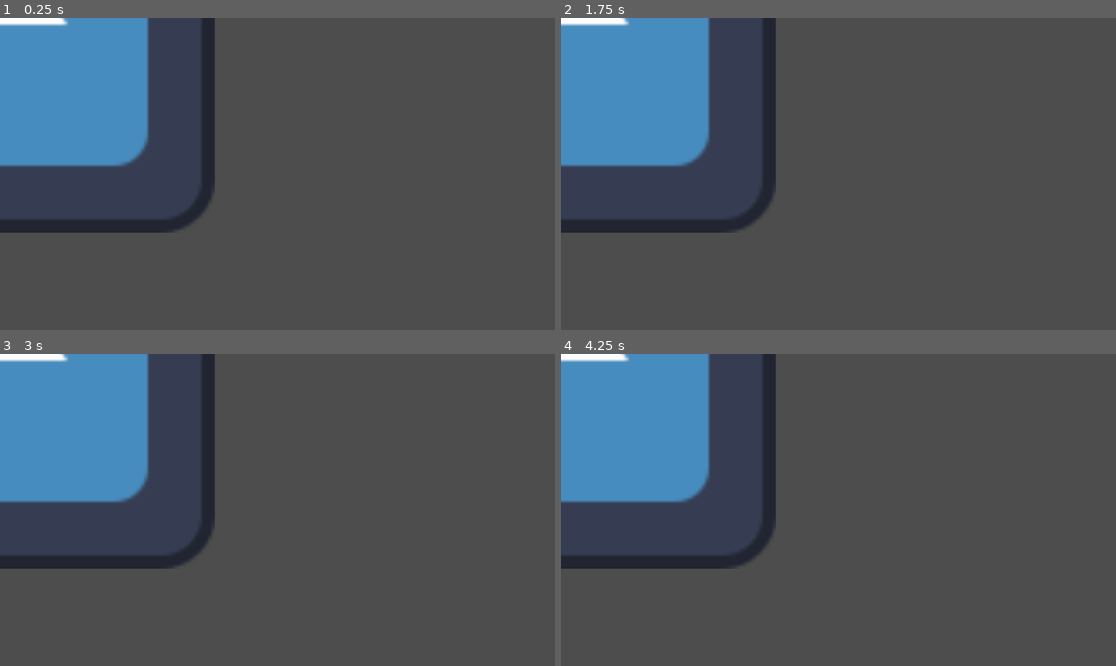
Above: before the commit, frames 1-4 (two rows, left to right).
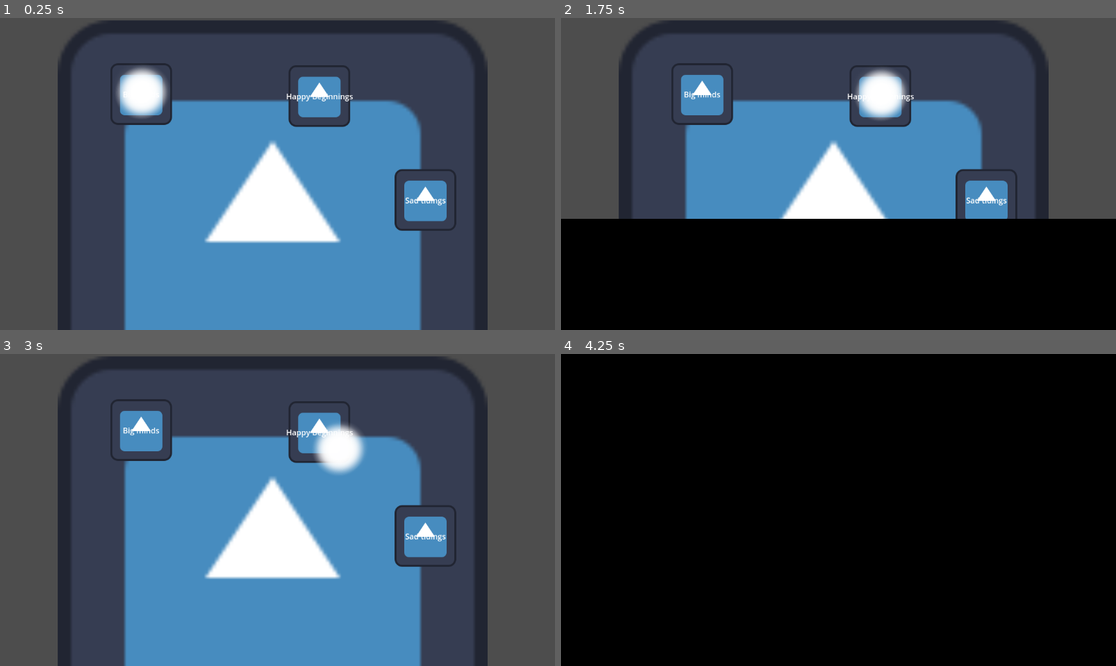
Above: after the commit, the same moments.

Repository: IAmSingleton6/BigJammers
Game: Godot game, scene res://scenes/map/world1.tscn
Two runs of this game, one before a commit and one after it. Both use one fixed random seed, a clock stepped at 60 frames per second and the inputs below. The project has no main scene, so this scene is started directly. The engine's default icon, where the game draws it, is replaced by a stand-in: a white triangle on a blue panel in a dark square.
Inputs:
- Up to frame 1 (0.25 s): no input
- Up to frame 2 (1.75 s): tap Enter at 0.5 s; hold D (MoveRight) 0.53-1.28 s; tap Space (Jump) at 0.6, 0.77, 1.07, 1.35, 1.52 s; hold S (MoveDown) from 1.28 s (still down)
- Up to frame 3 (3 s): tap Space (Jump) at 1.82, 2.1, 2.85 s; release S (MoveDown) at 2.03 s; hold D (MoveRight) 2.03-2.78 s; hold W (MoveUp) from 2.78 s (still down)
- Up to frame 4 (4.25 s): tap Space (Jump) at 3.02, 3.32, 3.6, 3.77, 4.07 s; release W (MoveUp) at 3.53 s; hold Left (MoveLeft) from 3.53 s (still down)

The runs differ from the first frame. In frame 1, 59% of the frame differs, in the area x 0-88%, y 0-100%; in frame 2, 73%; in frame 3, 59%; in frame 4, 100%, in the area x 0-100%, y 0-100%.
Error before the commit: Invalid access to property or key 'level_name' on a base object of type 'Nil'. (res://scripts/map/level_icon.gd:12)

Commit message:
Level select basic implementation

Diff:
--- a/BigJammers/game_settings/Levels/Level1.tres
+++ b/BigJammers/game_settings/Levels/Level1.tres
@@ -1,7 +1,9 @@
-[gd_resource type="Resource" script_class="LevelData" load_steps=2 format=3 uid="uid://ciyuredhl30p1"]
+[gd_resource type="Resource" script_class="LevelData" load_steps=3 format=3 uid="uid://ciyuredhl30p1"]
 
+[ext_resource type="PackedScene" uid="uid://bjtxawunkxuhh" path="res://scenes/test_scene.tscn" id="1_ev0pi"]
 [ext_resource type="Script" path="res://scripts/map/level_resource.gd" id="1_owmkq"]
 
 [resource]
 script = ExtResource("1_owmkq")
-level_name = "Happy Beginnings"
+level_name = "Big minds"
+scene = ExtResource("1_ev0pi")
--- /dev/null
+++ b/BigJammers/game_settings/Levels/Level2.tres
@@ -0,0 +1,7 @@
+[gd_resource type="Resource" script_class="LevelData" load_steps=2 format=3 uid="uid://d2a3gtnn347qx"]
+
+[ext_resource type="Script" path="res://scripts/map/level_resource.gd" id="1_m3kjf"]
+
+[resource]
+script = ExtResource("1_m3kjf")
+level_name = "Happy Beginnings"
--- /dev/null
+++ b/BigJammers/game_settings/Levels/Level3.tres
@@ -0,0 +1,7 @@
+[gd_resource type="Resource" script_class="LevelData" load_steps=2 format=3 uid="uid://7ic1i5vrbe3q"]
+
+[ext_resource type="Script" path="res://scripts/map/level_resource.gd" id="1_lnlcm"]
+
+[resource]
+script = ExtResource("1_lnlcm")
+level_name = "Sad tidings"
--- a/BigJammers/scenes/map/world1.tscn
+++ b/BigJammers/scenes/map/world1.tscn
@@ -1,44 +1,121 @@
-[gd_scene load_steps=4 format=3 uid="uid://bxltmjmeyrjqd"]
+[gd_scene load_steps=10 format=3 uid="uid://bxltmjmeyrjqd"]
 
 [ext_resource type="Texture2D" uid="uid://dxvoxorpid8br" path="res://icon.svg" id="1_ye0ey"]
+[ext_resource type="Script" path="res://scripts/map/level_select.gd" id="1_yr0tu"]
 [ext_resource type="Script" path="res://scripts/map/level_icon.gd" id="2_70o6g"]
+[ext_resource type="Script" path="res://scripts/map/player_icon.gd" id="3_tjgb5"]
+[ext_resource type="Texture2D" uid="uid://ulnbymdr1xoa" path="res://images/glow_circle.png" id="4_7e8oa"]
+[ext_resource type="Resource" uid="uid://ciyuredhl30p1" path="res://game_settings/Levels/Level1.tres" id="4_v1lvp"]
+[ext_resource type="Resource" uid="uid://d2a3gtnn347qx" path="res://game_settings/Levels/Level2.tres" id="5_8tjev"]
+[ext_resource type="Resource" uid="uid://7ic1i5vrbe3q" path="res://game_settings/Levels/Level3.tres" id="6_s2nh0"]
 
 [sub_resource type="RectangleShape2D" id="RectangleShape2D_it6nn"]
 
 [node name="World1" type="Node2D"]
+script = ExtResource("1_yr0tu")
 
-[node name="Sprite2D" type="Sprite2D" parent="."]
+[node name="Background" type="Sprite2D" parent="."]
 scale = Vector2(6.975, 6.975)
 texture = ExtResource("1_ye0ey")
 
 [node name="Levels" type="Node2D" parent="."]
 
-[node name="Level1" type="Node2D" parent="Levels"]
+[node name="LevelIcon" type="Node2D" parent="Levels" node_paths=PackedStringArray("level_right")]
 position = Vector2(-273, -293)
 script = ExtResource("2_70o6g")
+level_data = ExtResource("4_v1lvp")
+level_right = NodePath("../LevelIcon2")
 
-[node name="Sprite2D" type="Sprite2D" parent="Levels/Level1"]
+[node name="Sprite2D" type="Sprite2D" parent="Levels/LevelIcon"]
 texture = ExtResource("1_ye0ey")
 
-[node name="Area2D" type="Area2D" parent="Levels/Level1"]
+[node name="Area2D" type="Area2D" parent="Levels/LevelIcon"]
 
-[node name="CollisionShape2D" type="CollisionShape2D" parent="Levels/Level1/Area2D"]
+[node name="CollisionShape2D" type="CollisionShape2D" parent="Levels/LevelIcon/Area2D"]
 shape = SubResource("RectangleShape2D_it6nn")
 
-[node name="Control" type="Control" parent="Levels/Level1"]
-layout_mode = 3
-anchors_preset = 0
-offset_left = -23.0
-offset_top = -113.0
-offset_right = 17.0
-offset_bottom = -73.0
+[node name="Label" type="Label" parent="Levels/LevelIcon"]
+anchors_preset = 8
+anchor_left = 0.5
+anchor_top = 0.5
+anchor_right = 0.5
+anchor_bottom = 0.5
+offset_left = -19.5
+offset_top = -11.5
+offset_right = 19.5
+offset_bottom = 11.5
+grow_horizontal = 2
+grow_vertical = 2
+text = "1"
+horizontal_alignment = 1
 
-[node name="Panel" type="Panel" parent="Levels/Level1/Control"]
-layout_mode = 0
-offset_right = 40.0
-offset_bottom = 40.0
+[node name="LevelIcon2" type="Node2D" parent="Levels" node_paths=PackedStringArray("level_right", "level_left")]
+position = Vector2(97, -289)
+script = ExtResource("2_70o6g")
+level_data = ExtResource("5_8tjev")
+level_right = NodePath("../LevelIcon3")
+level_left = NodePath("../LevelIcon")
 
-[node name="Label" type="Label" parent="Levels/Level1/Control"]
-offset_right = 40.0
-offset_bottom = 23.0
-text = "hello"
+[node name="Sprite2D" type="Sprite2D" parent="Levels/LevelIcon2"]
+texture = ExtResource("1_ye0ey")
+
+[node name="Area2D" type="Area2D" parent="Levels/LevelIcon2"]
+
+[node name="CollisionShape2D" type="CollisionShape2D" parent="Levels/LevelIcon2/Area2D"]
+shape = SubResource("RectangleShape2D_it6nn")
+
+[node name="Label" type="Label" parent="Levels/LevelIcon2"]
+anchors_preset = 8
+anchor_left = 0.5
+anchor_top = 0.5
+anchor_right = 0.5
+anchor_bottom = 0.5
+offset_left = -19.5
+offset_top = -11.5
+offset_right = 19.5
+offset_bottom = 11.5
+grow_horizontal = 2
+grow_vertical = 2
+text = "1"
+horizontal_alignment = 1
+
+[node name="LevelIcon3" type="Node2D" parent="Levels" node_paths=PackedStringArray("level_up")]
+position = Vector2(317, -73)
+script = ExtResource("2_70o6g")
+level_data = ExtResource("6_s2nh0")
+level_up = NodePath("../LevelIcon2")
+
+[node name="Sprite2D" type="Sprite2D" parent="Levels/LevelIcon3"]
+texture = ExtResource("1_ye0ey")
+
+[node name="Area2D" type="Area2D" parent="Levels/LevelIcon3"]
+
+[node name="CollisionShape2D" type="CollisionShape2D" parent="Levels/LevelIcon3/Area2D"]
+shape = SubResource("RectangleShape2D_it6nn")
+
+[node name="Label" type="Label" parent="Levels/LevelIcon3"]
+anchors_preset = 8
+anchor_left = 0.5
+anchor_top = 0.5
+anchor_right = 0.5
+anchor_bottom = 0.5
+offset_left = -19.5
+offset_top = -11.5
+offset_right = 19.5
+offset_bottom = 11.5
+grow_horizontal = 2
+grow_vertical = 2
+text = "1"
+horizontal_alignment = 1
+
+[node name="PlayerIcon" type="Node2D" parent="."]
+position = Vector2(268, -284)
+script = ExtResource("3_tjgb5")
+speed = 8
+
+[node name="Sprite2D" type="Sprite2D" parent="PlayerIcon"]
+scale = Vector2(0.275, 0.275)
+texture = ExtResource("4_7e8oa")
+
+[node name="Camera2D" type="Camera2D" parent="."]
+position = Vector2(10, -127)
--- a/BigJammers/scenes/player/player.tscn
+++ b/BigJammers/scenes/player/player.tscn
@@ -1,8 +1,9 @@
-[gd_scene load_steps=5 format=3 uid="uid://8qb4pv2ttx4v"]
+[gd_scene load_steps=6 format=3 uid="uid://8qb4pv2ttx4v"]
 
 [ext_resource type="Script" path="res://scripts/player/player.gd" id="1_j518t"]
 [ext_resource type="Texture2D" uid="uid://dxvoxorpid8br" path="res://icon.svg" id="2_g42j2"]
 [ext_resource type="Script" path="res://scripts/player/heartbeat.gd" id="3_yjc7d"]
+[ext_resource type="AudioStream" uid="uid://f2dd6j8vujj2" path="res://audio/heart_beat.wav" id="4_4y7hd"]
 
 [sub_resource type="RectangleShape2D" id="RectangleShape2D_rdsbr"]
 
@@ -22,6 +23,12 @@
 
 [node name="Heartbeat" type="Node2D" parent="."]
 script = ExtResource("3_yjc7d")
+max_health = 20
+
+[node name="AudioStreamPlayer_heartbeat" type="AudioStreamPlayer2D" parent="Heartbeat"]
+stream = ExtResource("4_4y7hd")
+
+[node name="HeartbeatTimer" type="Timer" parent="Heartbeat"]
 
 [node name="Area2D" type="Area2D" parent="." groups=["Heart"]]
 
--- a/BigJammers/scripts/level/level.gd
+++ b/BigJammers/scripts/level/level.gd
@@ -1,8 +1,10 @@
 extends Node
 class_name Level
 
+@export var level_start_time = 2
+
 var player
-
+var won := false
 
 func _ready() -> void:
 	Events.level_lose.connect(_on_level_lose)
@@ -10,18 +12,25 @@
 	if player is Player:
 		(player as Player).health_depleted.connect(_on_level_lose)
 
+	await get_tree().create_timer(level_start_time).timeout
+	Events.level_start.emit()
+
 
 func _process(_delta) -> void:
 	_check_win()
 
 
 func _check_win() -> void:
+	if won:
+		return
+
 	var block_count := get_tree().get_nodes_in_group(GroupManager.BLOCKGROUP).size()
 	if block_count > 0:
 		return
 
 	print("win")
 	Events.level_win.emit()
+	won = true
 
 
 func _on_level_lose() -> void:
--- a/BigJammers/scripts/map/level_icon.gd
+++ b/BigJammers/scripts/map/level_icon.gd
@@ -1,36 +1,24 @@
 extends Node2D
 class_name LevelIcon
 
-@onready var area_2d = $Area2D
-@onready var level_label = $Control/Label
+@onready var level_label = $Label
+
 @export var level_data: LevelData
 
-var level_currently_selectable := false
+@export var level_right: LevelIcon
+@export var level_left: LevelIcon
+@export var level_up: LevelIcon
+@export var level_down: LevelIcon
+
+var completed := false
+var unlocked := false
+
+func _ready():
+	_get_save_data()
+	level_label.text = str(level_data.level_name)
 
 
-func _ready():
-	level_label.text = str(level_data.level_name)
-	area_2d.body_entered.connect(_on_body_entered)
-	area_2d.body_exited.connect(_on_body_exited)
-
-
-func _process(_delta):
-	if level_currently_selectable:
-		if Input.is_action_just_pressed("Jump"):
-			on_level_selected()
-
-
-func _on_body_entered(other):
-	# Safety check
-	if other.is_in_group(GroupManager.PLAYERGROUP):
-		level_currently_selectable = true
-
-
-func _on_body_exited(other):
-	# Safety check
-	if other.is_in_group(GroupManager.PLAYERGROUP):
-		level_currently_selectable = false
-
-
-func on_level_selected():
-	SceneTransitions.change_scene_path(level_data.scene)
+func _get_save_data():
+	var save_data = SaveSystem.load_data(level_data.level_name)
+	completed = save_data["completed"] if typeof(save_data) == TYPE_DICTIONARY and save_data.has("completed") else false
+	unlocked = save_data["unlocked"] if typeof(save_data) == TYPE_DICTIONARY and save_data.has("unlocked") else level_data.level_unlocked
--- a/BigJammers/scripts/map/level_resource.gd
+++ b/BigJammers/scripts/map/level_resource.gd
@@ -1,6 +1,6 @@
 extends Resource
 class_name LevelData
 
-
 @export var level_name: String
 @export var scene: PackedScene
+@export var level_unlocked: bool = true
--- /dev/null
+++ b/BigJammers/scripts/map/level_select.gd
@@ -0,0 +1,32 @@
+extends Node
+class_name LevelSelect
+
+@onready var current_level: LevelIcon = $Levels/LevelIcon
+@onready var player_icon: PlayerIcon = $PlayerIcon
+@export var minimum_distance_to_select_again = 15
+var current_world = 0
+
+
+func _ready():
+	player_icon.target_position = current_level.global_position
+	player_icon.global_position = current_level.global_position
+
+
+func _process(_delta):
+	if player_icon.global_position.distance_to(current_level.global_position) > minimum_distance_to_select_again:
+		return
+
+	if Input.is_action_just_pressed(InputManager.move_right) and current_level.level_right and current_level.level_right.unlocked:
+		current_level = current_level.level_right
+		player_icon.target_position = current_level.global_position
+	if Input.is_action_just_pressed(InputManager.move_left) and current_level.level_left and current_level.level_left.unlocked:
+		current_level = current_level.level_left
+		player_icon.target_position = current_level.global_position
+	if Input.is_action_just_pressed(InputManager.move_up) and current_level.level_up and current_level.level_up.unlocked:
+		current_level = current_level.level_up
+		player_icon.target_position = current_level.global_position
+	if Input.is_action_just_pressed(InputManager.move_down) and current_level.level_down and current_level.level_down.unlocked:
+		current_level = current_level.level_down
+		player_icon.target_position = current_level.global_position
+	if Input.is_action_just_pressed(InputManager.jump_input):
+		SceneTransitions.change_scene_path(current_level.level_data.scene)
--- /dev/null
+++ b/BigJammers/scripts/map/player_icon.gd
@@ -0,0 +1,9 @@
+extends Node2D
+class_name PlayerIcon
+
+@export var speed := 2
+var target_position: Vector2
+
+
+func _process(delta):
+	global_position = global_position.lerp(target_position, delta * speed)
